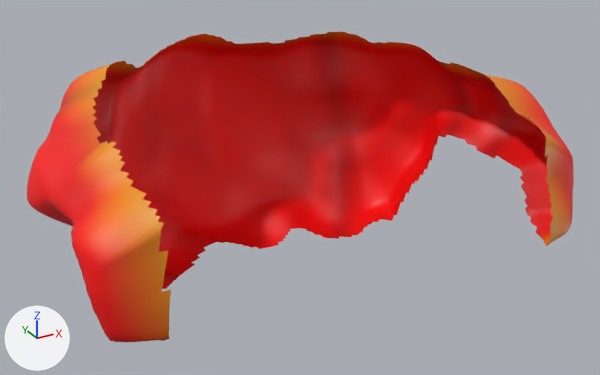
Two versions of the glTF model assets/characters/canonical/hair/balding.glb, one commit apart.
Rendered twice from a 50 mm camera at (-0.336, -0.54, 0.479) aimed at (0.011, 0.09, 0.163). Every picture has the same lights, and +X, +Y and +Z are marked at lower left. The picture after the commit comes second. Vertices at exactly the same position are counted once.

Script lines for the objects in view, before the commit:
```python
me_hair_balding = bpy.data.meshes.new('Hair_balding')
me_hair_balding.from_pydata(...)  # 8526 vertices, 16500 faces; spans x -0.236..0.24, y -0.074..0.274, z 0.061..0.286
me_hair_balding.materials.append(mat_defaultmaterial)
ob_hair_balding = bpy.data.objects.new('Hair_balding', me_hair_balding)
ob_hair_balding.location = (0.0, 0.0, 0.0)
```
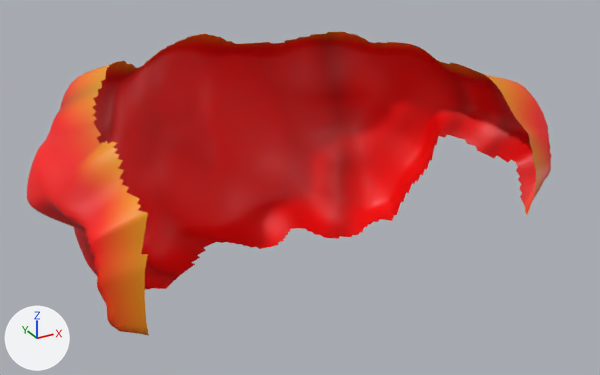
Pixel boxes (x1, y1, x2, y2) of what changed, in the pictures (600 x 375 px; the box of a moved part takes in the faces that stretch with it):
'Hair_balding', reshaped: before (27, 32, 574, 342); after (27, 32, 552, 336)
part 1 of me_hair_balding, moved or reshaped: before (54, 147, 171, 342); after (54, 147, 149, 335)
part 2 of me_hair_balding, moved or reshaped: before (495, 80, 574, 246); after (495, 80, 552, 215)
part 3 of me_hair_balding, recoloured: before (71, 84, 565, 320); after (76, 85, 552, 336)

The edits, one by one:
me_hair_balding is used by ob_hair_balding; location (0.0, 0.0, 0.0).
me_hair_balding had 8526 vertices, 16500 faces and spanned x -0.236..0.24, y -0.074..0.274, z 0.061..0.286.
me_hair_balding now has 8113 vertices, 15703 faces and spans x -0.236..0.24, y -0.038..0.274, z 0.061..0.286.
me_hair_balding part 1: 302 vertices moved from x -0.227..-0.18, y -0.046..0.035, z 0.133..0.258 to x -0.221..-0.181, y -0.037..0.035, z 0.13..0.258; 270 vertices removed from x -0.22..-0.172, y -0.063..0.022, z 0.133..0.26; 99 vertices added at x -0.203..-0.176, y -0.038..0.022, z 0.13..0.26.
me_hair_balding part 2: 225 vertices moved from x 0.187..0.239, y -0.04..0.03, z 0.147..0.256 to x 0.184..0.238, y -0.031..0.03, z 0.144..0.255; 311 vertices removed from x 0.169..0.221, y -0.074..0.022, z 0.136..0.257; 69 vertices added at x 0.18..0.202, y -0.034..0.022, z 0.147..0.255.
me_hair_balding part 3: 717 kept faces spanning x -0.216..0.238, y -0.037..0.03, z 0.133..0.255 get new vertex colours.
